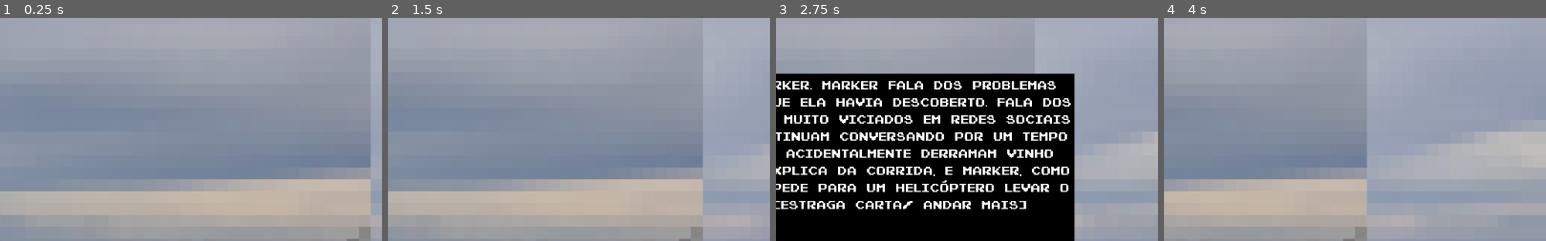
Above: before the commit, frames 1-4 (left to right).
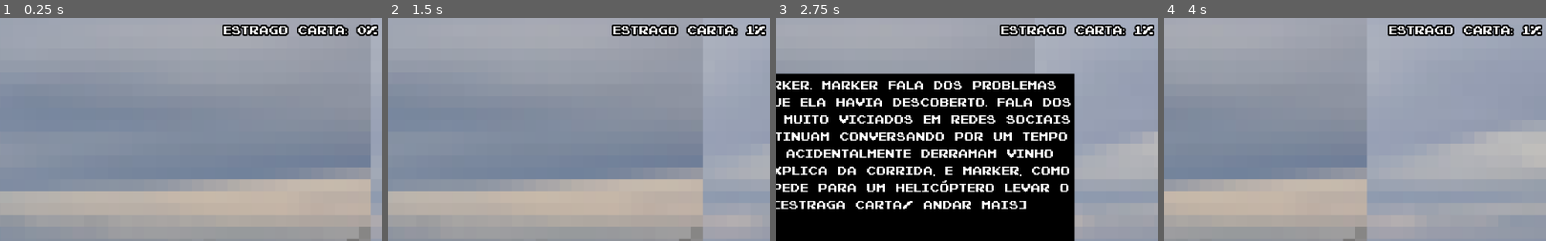
Above: after the commit, the same moments.

Repository: GazetaGaveta/GameJaaj7
Game: Godot game, scene res://PackedScenes/Telas/Tela de jogo.tscn
Same seed, same stepped clock (60 frames per second), same inputs: the game is played once before the commit and once after it. The project has no main scene, so this scene is started directly. The engine's default icon, where the game draws it, is replaced by a stand-in: a white triangle on a blue panel in a dark square.
Inputs (mouse positions are % of the whole screen's width and height, from its top left):
- Up to frame 1 (0.25 s): no input
- Up to frame 2 (1.5 s): move the mouse to (72, 45) at 0.52 s; move the mouse to (30, 55) at 1.27 s
- Up to frame 3 (2.75 s): click "Rato Pergunta da família de M…" at 2 s
- Up to frame 4 (4 s): click "Rato inicia uma conversa sobr…" at 2.75 s; click "continuar" at 3.5 s
The pictures show only the part of the screen within x 50-100%, y 0-50%; the shares and areas given below are measured in that part.

The runs differ from the first frame. In frame 1, 1.8% of the frame differs, in the area x 58-99%, y 2-9%; in frame 2, 1.7%; in frame 3, 1.7%; in frame 4, 1.7%.

Commit message:
Jogo perto de funcionar

Diff:
--- a/PackedScenes/Eventos/EventController.tscn
+++ b/PackedScenes/Eventos/EventController.tscn
@@ -34,8 +34,34 @@
 } ]
 
 [node name="EventoTeste2" parent="Eventos" instance=ExtResource( 1 )]
+Modificadores = [ {
+"distancia": 100,
+"distanciaPombo": 0,
+"estrago": 100
+}, {
+"distancia": 0,
+"distanciaPombo": 100,
+"estrago": 0
+}, {
+"distancia": 0,
+"distanciaPombo": 0,
+"estrago": 0
+} ]
 
 [node name="EventoTeste3" parent="Eventos" instance=ExtResource( 1 )]
+Modificadores = [ {
+"distancia": 100,
+"distanciaPombo": 0,
+"estrago": 100
+}, {
+"distancia": 0,
+"distanciaPombo": 100,
+"estrago": 0
+}, {
+"distancia": 0,
+"distanciaPombo": 0,
+"estrago": 0
+} ]
 
 [connection signal="eventoTerminado" from="Eventos/EventoTeste" to="." method="_eventoTerminado"]
 [connection signal="eventoTerminado" from="Eventos/EventoTeste2" to="." method="_eventoTerminado"]
--- a/PackedScenes/Eventos/EventoTeste.tscn
+++ b/PackedScenes/Eventos/EventoTeste.tscn
@@ -3,6 +3,19 @@
 [ext_resource path="res://PackedScenes/Eventos/Evento.tscn" type="PackedScene" id=1]
 
 [node name="EventoTeste" instance=ExtResource( 1 )]
+Modificadores = [ {
+"distancia": 100,
+"distanciaPombo": 0,
+"estrago": 100
+}, {
+"distancia": 0,
+"distanciaPombo": 100,
+"estrago": 0
+}, {
+"distancia": 0,
+"distanciaPombo": 0,
+"estrago": 0
+} ]
 
 [node name="TextoEvento" parent="CaixaEvento" index="0"]
 text = "Rato de botas encontra seu antigo rival de xadrez, Marker Zukerberg, o dono de uma rede social famosa chamada Caralivro."
--- /dev/null
+++ b/PackedScenes/Principal/Game.tscn
@@ -0,0 +1,17 @@
+[gd_scene load_steps=5 format=2]
+
+[ext_resource path="res://Scripts/Principal/Game.gd" type="Script" id=1]
+[ext_resource path="res://PackedScenes/Telas/TelaInicial.tscn" type="PackedScene" id=2]
+[ext_resource path="res://PackedScenes/Telas/Tela de jogo.tscn" type="PackedScene" id=3]
+[ext_resource path="res://PackedScenes/Telas/GameOver.tscn" type="PackedScene" id=4]
+
+[node name="Game" type="Control"]
+anchor_right = 1.0
+anchor_bottom = 1.0
+script = ExtResource( 1 )
+__meta__ = {
+"_edit_use_anchors_": false
+}
+menu = ExtResource( 2 )
+jogo = ExtResource( 3 )
+gameOver = ExtResource( 4 )
--- /dev/null
+++ b/PackedScenes/Telas/GameOver.tscn
@@ -0,0 +1,29 @@
+[gd_scene load_steps=3 format=2]
+
+[ext_resource path="res://PackedScenes/Eventos/EventOption.tscn" type="PackedScene" id=1]
+[ext_resource path="res://Scripts/Telas/GameOver.gd" type="Script" id=2]
+
+[node name="GameOver" type="Control"]
+anchor_right = 1.0
+anchor_bottom = 1.0
+script = ExtResource( 2 )
+__meta__ = {
+"_edit_use_anchors_": false
+}
+
+[node name="Panel" type="Panel" parent="."]
+anchor_right = 1.0
+anchor_bottom = 1.0
+
+[node name="EventOption" parent="." instance=ExtResource( 1 )]
+margin_top = 100.0
+margin_bottom = 200.0
+texto = "Voltar ao início"
+
+[node name="Label" type="Label" parent="."]
+anchor_right = 1.0
+margin_bottom = 20.0
+text = "Alguém venceu a corrida"
+align = 1
+
+[connection signal="pressed" from="EventOption" to="." method="_on_EventOption_pressed"]
--- a/PackedScenes/Telas/Tela de jogo.tscn
+++ b/PackedScenes/Telas/Tela de jogo.tscn
@@ -38,7 +38,6 @@
 margin_right = 208.0
 margin_bottom = 32.0
 text = "Distância Rato: 0"
-align = 1
 valign = 1
 __meta__ = {
 "_edit_use_anchors_": false
@@ -50,9 +49,22 @@
 margin_right = 223.0
 margin_bottom = 64.0
 text = "Distância Pombo: 0"
-align = 1
 valign = 1
 __meta__ = {
+"_edit_use_anchors_": false
+}
+
+[node name="Label3" type="Label" parent="."]
+anchor_left = 1.0
+anchor_right = 1.0
+margin_left = -262.0
+margin_right = -5.0
+margin_bottom = 32.0
+text = "Estrago carta: 0%"
+align = 2
+valign = 1
+__meta__ = {
+"_edit_lock_": true,
 "_edit_use_anchors_": false
 }
 
--- a/Scripts/Eventos/EventController.gd
+++ b/Scripts/Eventos/EventController.gd
@@ -21,8 +21,10 @@
 	if(eventos.size() != 0):
 		alterarRandomNumber(eventos.size());
 		eventos[randomNumber].visible = true;
+		return true;
 	else:
 		print("Cabou os evento parceiro");
+		return false;
 	pass
 
 func _eventoTerminado(modificadores):
--- /dev/null
+++ b/Scripts/Principal/Game.gd
@@ -0,0 +1,54 @@
+extends Control
+
+export(PackedScene) var menu;
+export(PackedScene) var jogo;
+export(PackedScene) var gameOver;
+# Declare member variables here. Examples:
+# var a = 2
+# var b = "text"
+
+
+# Called when the node enters the scene tree for the first time.
+func _ready():
+	menuInstance();
+	pass # Replace with function body.
+
+func _playPressed():
+	$inicio.queue_free();
+	jogoInstace();
+	pass
+
+func _gameOver(dist, dist2, carta):
+	$jogo.queue_free();
+	gameOverInstance();
+	pass
+
+func _voltarInicio():
+	$gameOver.queue_free();
+	menuInstance();
+	pass
+
+func menuInstance():
+	var inicio = menu.instance();
+	inicio.name = "inicio";
+	add_child(inicio);
+	inicio.connect("playPressed", self, "_playPressed");
+	pass
+
+func jogoInstace():
+	var telaJogo = jogo.instance();
+	telaJogo.name = "jogo";
+	add_child(telaJogo);
+	telaJogo.connect("gameOver", self, "_gameOver");
+	pass
+
+func gameOverInstance():
+	var telaGameOver = gameOver.instance();
+	telaGameOver.name = "gameOver";
+	add_child(telaGameOver);
+	telaGameOver.connect("voltarInicio", self, "_voltarInicio");
+	pass
+
+# Called every frame. 'delta' is the elapsed time since the previous frame.
+#func _process(delta):
+#	pass
--- /dev/null
+++ b/Scripts/Telas/GameOver.gd
@@ -0,0 +1,21 @@
+extends Control
+
+
+# Declare member variables here. Examples:
+# var a = 2
+# var b = "text"
+signal voltarInicio;
+
+# Called when the node enters the scene tree for the first time.
+func _ready():
+	pass # Replace with function body.
+
+
+# Called every frame. 'delta' is the elapsed time since the previous frame.
+#func _process(delta):
+#	pass
+
+
+func _on_EventOption_pressed():
+	emit_signal("voltarInicio");
+	pass # Replace with function body.
--- a/Scripts/Telas/Tela de jogo/TelaDeJogo.gd
+++ b/Scripts/Telas/Tela de jogo/TelaDeJogo.gd
@@ -4,41 +4,59 @@
 # Declare member variables here. Examples:
 # var a = 2
 # var b = "text"
+signal gameOver(distanciaRato, distanciaPombo, estragoCarta);
+
 var distRato = 0;
-var cartaRato = 0;
+var cartaRato = 0 setget addEstrago;
 var distPombo = 0;
 
 const DISTANCIA_ADICIONAL = 100;
+const ESTRAGO_ADICIONAL = 1;
 
 
 # Called when the node enters the scene tree for the first time.
 func _ready():
 	pass # Replace with function body.
 
-
 # Called every frame. 'delta' is the elapsed time since the previous frame.
 func _process(delta):
 	pass
 
+func addEstrago(estrago):
+	cartaRato = cartaRato + estrago;
+	if cartaRato >= 100:
+		cartaRato = 100;
+	elif cartaRato <= 0:
+		cartaRato = 0;
+	$Label3.text = "Estrago carta: %d%%" % cartaRato;
+	pass
+
 func _on_EventController_resultadoEvento(modificadores):
-	print(modificadores)
 	distRato = distRato + DISTANCIA_ADICIONAL + modificadores.distancia;
 	distPombo = distPombo + DISTANCIA_ADICIONAL + modificadores.distanciaPombo;
+	addEstrago(modificadores.estrago);
 	$Label.text = "distancia Rato: %d" % distRato;
 	$Label2.text = "distancia Pombo: %d" % distPombo;
 	$TimerDistancia.start();
 	$TimerEvento.start();
+	if(cartaRato >= 100):
+		yield($TimerDistancia, "timeout");
+		emit_signal("gameOver", distRato, distPombo, cartaRato);
 	pass # Replace with function body.
 
 
 func _on_TimerDistancia_timeout():
-	distRato = distRato + DISTANCIA_ADICIONAL;
-	distPombo = distPombo + DISTANCIA_ADICIONAL;
-	$Label.text = "distancia Rato: %d" % distRato;
-	$Label2.text = "distancia Pombo: %d" % distPombo;
+	if(cartaRato < 100):
+		distRato = distRato + DISTANCIA_ADICIONAL;
+		distPombo = distPombo + DISTANCIA_ADICIONAL;
+		addEstrago(ESTRAGO_ADICIONAL);
+		$Label.text = "distancia Rato: %d" % distRato;
+		$Label2.text = "distancia Pombo: %d" % distPombo;
 	pass # Replace with function body.
 
 
 func _on_TimerEvento_timeout():
-	$EventController.pedirEvento();
+	var eventoEnviado = $EventController.pedirEvento();
+	if(eventoEnviado == false):
+		emit_signal("gameOver", distRato, distPombo, cartaRato);
 	pass # Replace with function body.
